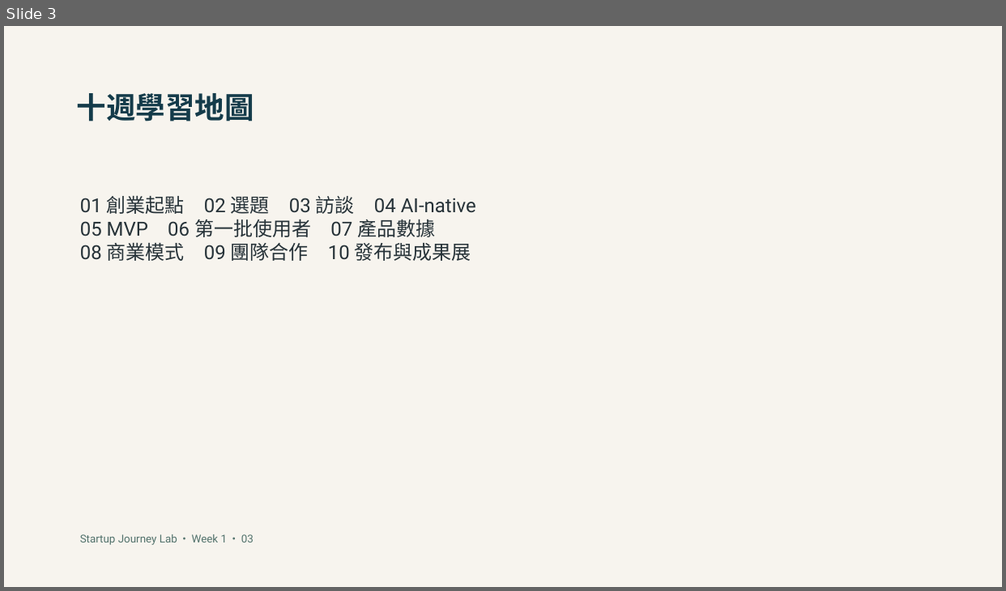
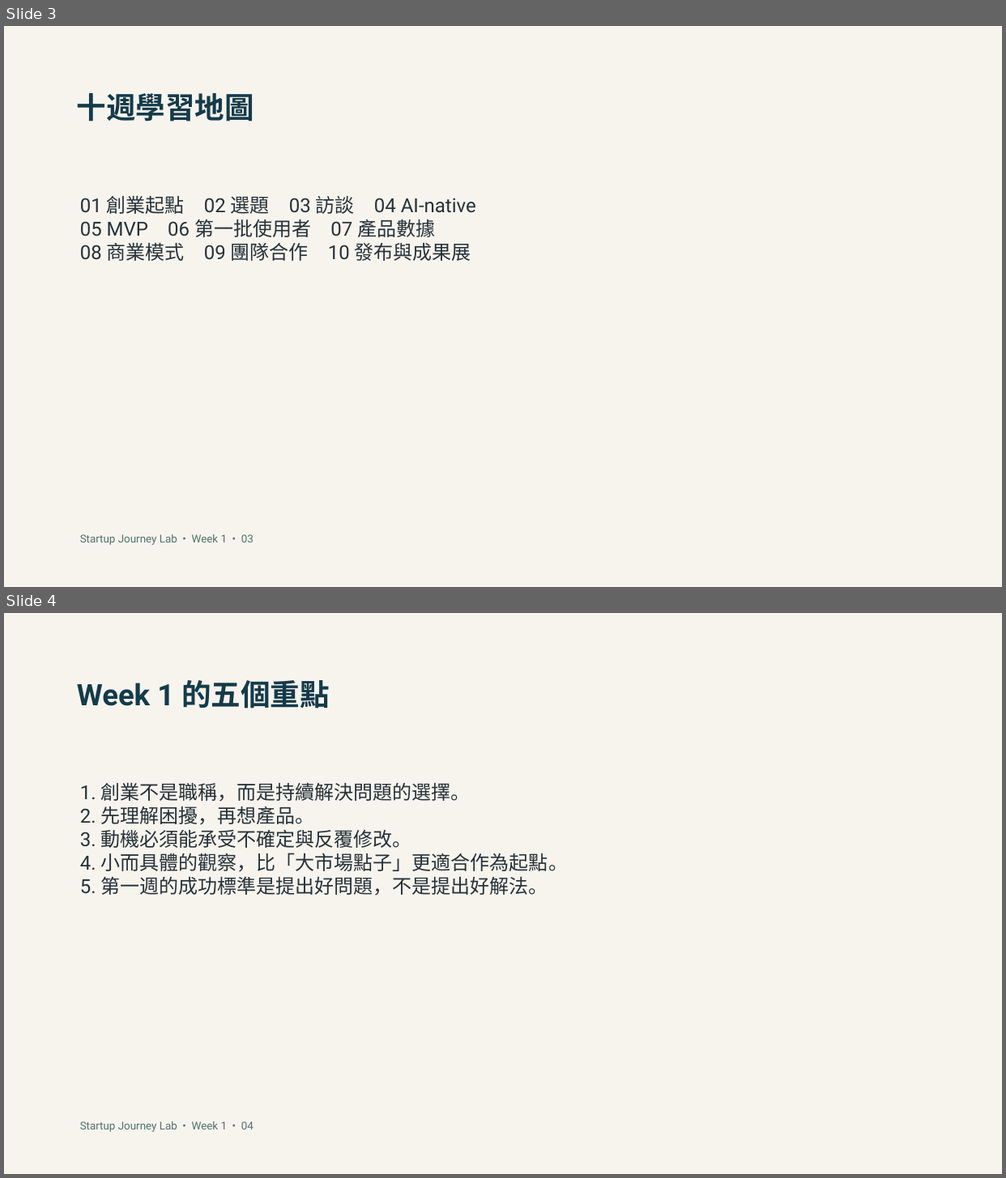
Before and after one commit to hpyuan1220/startup-journey-lab-app, a slide deck: materials/Week1_教學簡報.pptx. Shown one above the other, each under a label of ours: slide 3 before the commit, slides 3 and 4 after it. The pictures are 1006x591 and 1006x1178 pixels, drawn with LibreOffice and Linux fonts; fonts in the diff are those of the drawing. Boxes give left, top, right and bottom in pixels: in the first picture for what was removed or moved away, otherwise in the second. Text is boxed around its words. In the diff, an @@ line names an element or a change of style, - is before the commit and + after.

Commit message:
Add weekly video highlights and Week 1 learning card

```diff
--- a/materials/Week1_教學簡報.pptx
+++ b/materials/Week1_教學簡報.pptx
@@ slide 4 added at (4, 613, 1002, 1174), background #F7F4EE @@
@@ text added at (77, 680, 330, 709), 28.5 pt, text #143B4A, bold @@
+Week 1 的五個重點
@@ text added at (80, 782, 568, 896), 18.8 pt, text #263238 @@
+1. 創業不是職稱，而是持續解決問題的選擇。
+2. 先理解困擾，再想產品。
+3. 動機必須能承受不確定與反覆修改。
+4. 小而具體的觀察，比「大市場點子」更適合作為起點。
+5. 第一週的成功標準是提出好問題，不是提出好解法。
@@ text added at (80, 1122, 253, 1132), 10.5 pt, text #52726C @@
+Startup Journey Lab • Week 1 • 04
```
Also in this commit, not shown: 14 slides changed.
